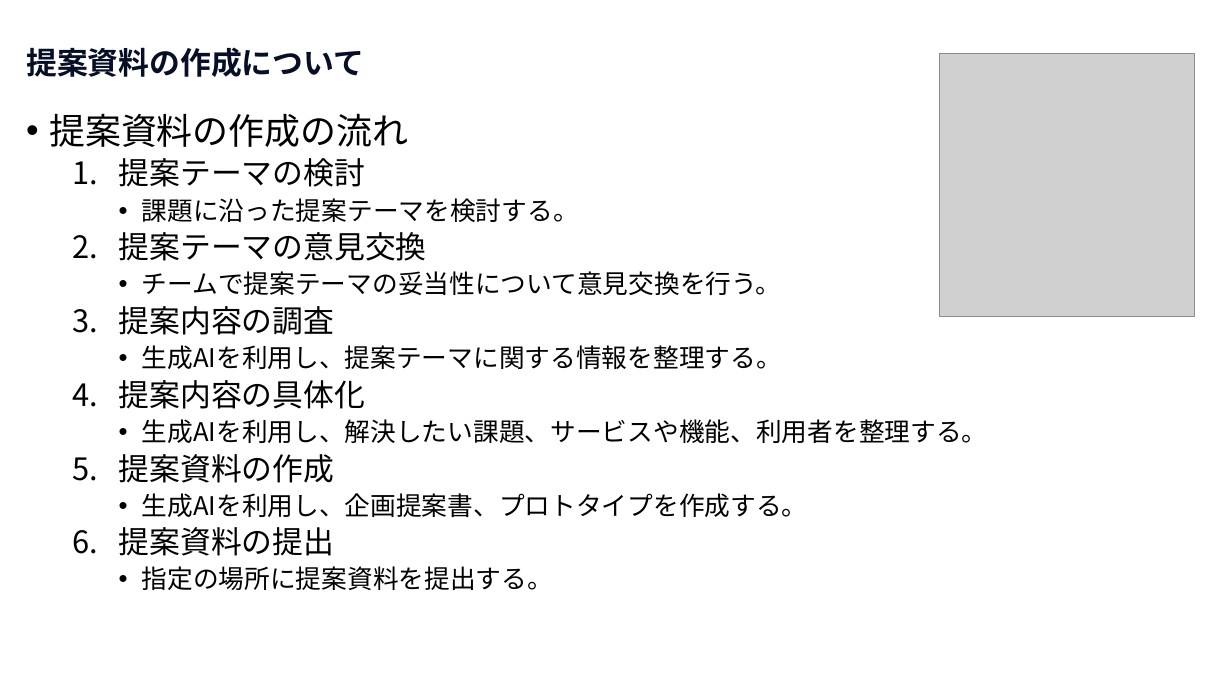
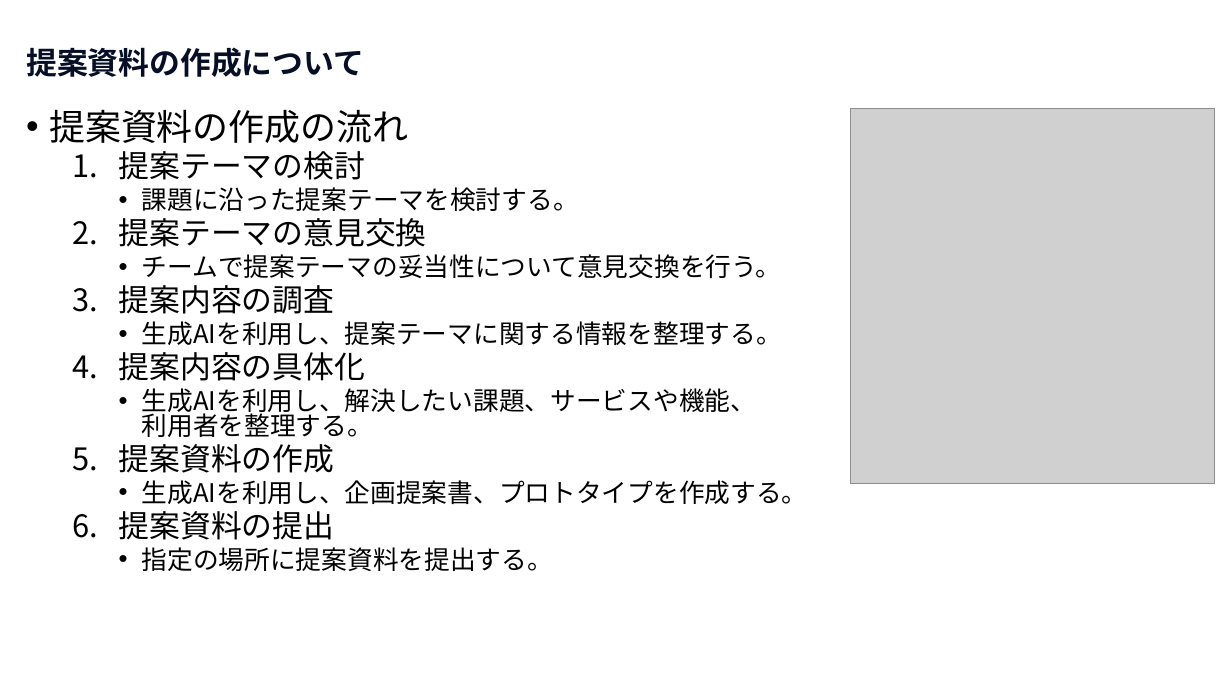
Before and after one commit to nishida2073/ai_navive, a slide deck: slide 4 of 00_オリエンテーション/【AI Native研修-提案】研修の概要.pptx. Drawn at 1232x693 pixels with LibreOffice and Linux fonts; fonts in the diff are those of the drawing; grey boxes stand for pictures. Boxes give left, top, right and bottom in pixels: in the first picture for what was removed or moved away, otherwise in the second. Text is boxed around its words. In the diff, an @@ line names an element or a change of style, - is before the commit and + after.

```diff
--- a/00_オリエンテーション/【AI Native研修-提案】研修の概要.pptx
+++ b/00_オリエンテーション/【AI Native研修-提案】研修の概要.pptx
@@ text at (49, 109, 808, 571): line spacing 0.9 to 0.8 @@
@@ picture: place and size @@
-picture at (940, 54, 1195, 316)
+picture at (851, 108, 1215, 483)
@@ text at (142, 388, 756, 437): text changed @@
-    • 生成AIを利用し、解決したい課題、サービスや機能、利用者を整理する。
+    • 生成AIを利用し、解決したい課題、サービスや機能、
+      利用者を整理する。
```
Also in this commit, not shown: 2 other slides changed, 2 other files.
